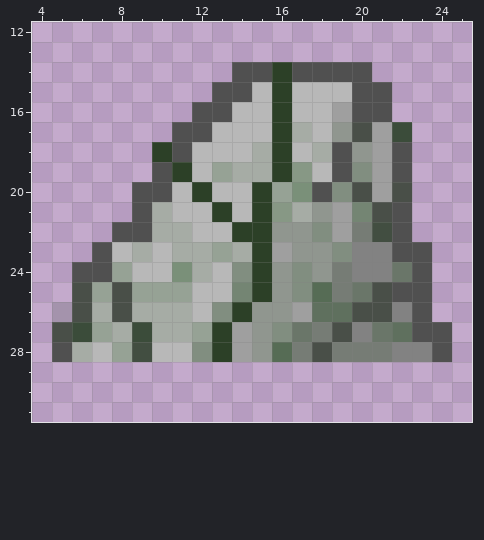
Two states of a pixel-art sprite, textures/sprites/towers/rock_lvl1.png. Above, as it was before the edit.
The file is 128x128 pixels, drawn in blocks of 4x4; one block is one cell here. Colours within 5 levels of each other are drawn and written as one. Shown: x 4..25, y 12..31. The old version is drawn lined up with the new one.
New version:
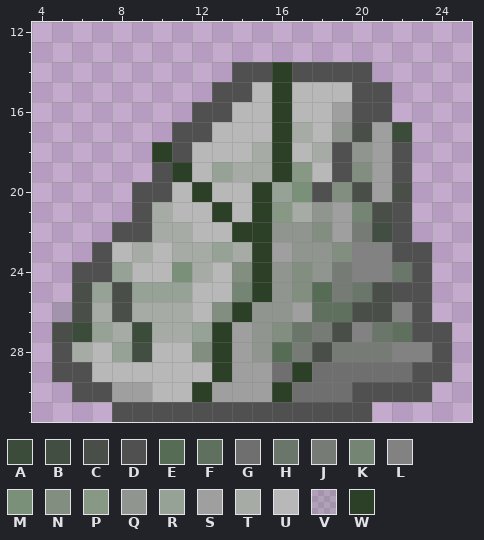
Palette (. is transparent): A #3b4c3a  B #424e41  C #494f48  D #505050  E #566c55  F #5f705e  G #6f6f6f  H #6a7669  J #767c75  K #748573  L #828282  M #7a9079  N #818e80  P #879885  Q #90968f  R #96a295  S #9f9f9f  T #a6aca5  U #b8b8b8  V #0a45001a  W #2c4027
From the commit log: rock textures maj modifications texture roche
Diff:
whole drawing moved by +0,-3 (the old picture is shown already moved)
@@ x 4..25 @@
 28 .DTURBUUNWSQEJCJJJLLD.
-29 ......................
-30 ......................
-31 ......................
+29 .DDUUUUUUWSSGWGGGGGDD.
+30 ..DDSSUUWSSSWGGGDDDD..
+31 ....DDDDDDDDDDDDD.....
Changed places in both pictures, as pixel boxes (x1, y1, x2, y2):
added: (52, 362, 452, 422)
